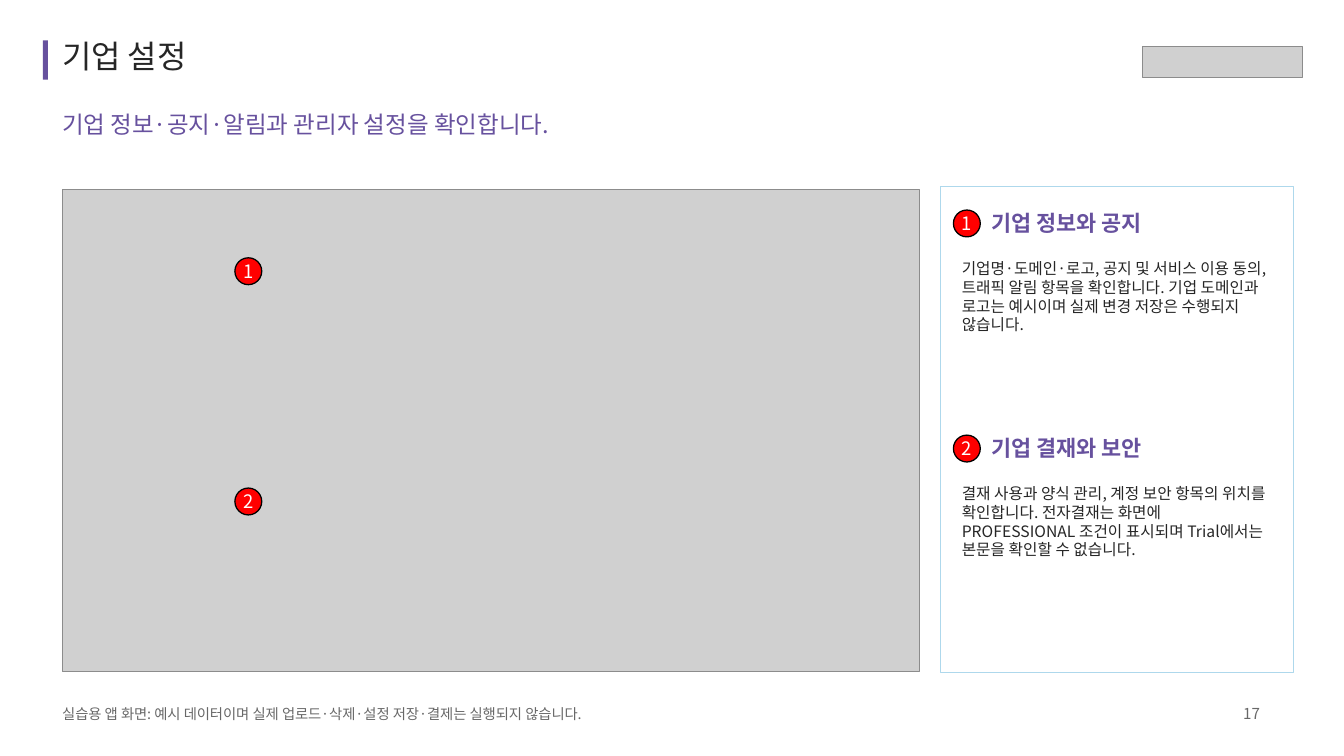
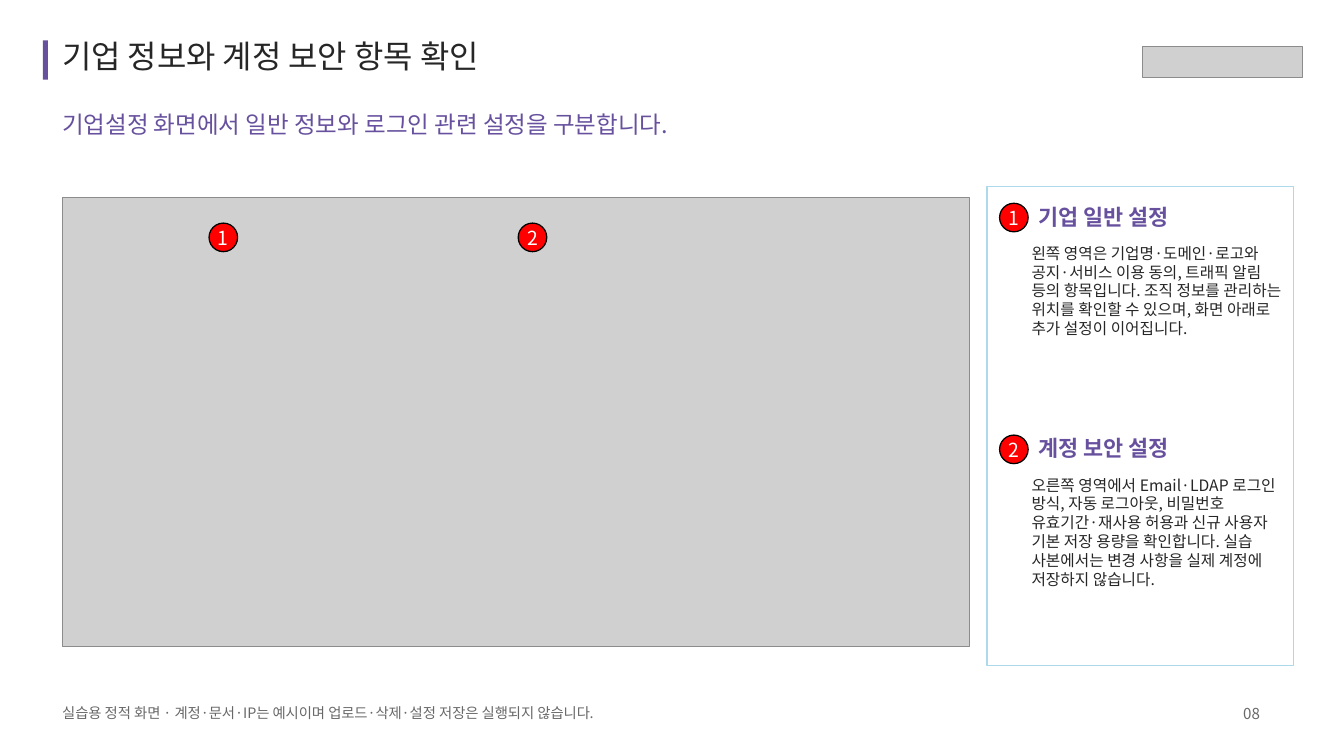
Before and after one commit to acmexii/cloudikehome, a slide deck: slide 8 of docs/cloudike-app-features.pptx (slide 17 before the commit). Drawn at 1344x756 pixels with LibreOffice and Linux fonts; fonts in the diff are those of the drawing; grey boxes stand for pictures. Boxes give left, top, right and bottom in pixels: in the first picture for what was removed or moved away, otherwise in the second. Text is boxed around its words. In the diff, an @@ line names an element or a change of style, - is before the commit and + after.

```diff
--- a/docs/cloudike-app-features.pptx
+++ b/docs/cloudike-app-features.pptx
@@ text added at (x1=62, y1=41, x2=479, y2=71), 28.5 pt, text #262626 @@
+기업 정보와 계정 보안 항목 확인
@@ text at (x1=62, y1=113, x2=668, y2=135): text changed @@
-기업 정보·공지·알림과 관리자 설정을 확인합니다.
+기업설정 화면에서 일반 정보와 로그인 관련 설정을 구분합니다.
@@ picture resized from (x1=62, y1=189, x2=918, y2=672) to (x1=62, y1=198, x2=969, y2=647) @@
@@ rectangle resized from (x1=941, y1=186, x2=1294, y2=672) to (x1=987, y1=186, x2=1293, y2=665) @@
@@ rectangle at (x1=987, y1=186, x2=1293, y2=665): outline #AED8EC 0.75 pt to #AED8EC 1.13 pt @@
@@ ellipse "1" moved from (x1=953, y1=210, x2=980, y2=236) to (x1=1000, y1=203, x2=1028, y2=231) @@
@@ text at (x1=1038, y1=206, x2=1169, y2=227): text changed; size 28.5 to 19.5 pt; text colour #262626 to #67519E; bold on @@
-기업 설정
+기업 일반 설정
@@ ellipse "1" moved from (x1=235, y1=258, x2=261, y2=285) to (x1=209, y1=223, x2=237, y2=252) @@
@@ size 16.5 to 17.2 pt in 4 elements at (x1=1000, y1=435, x2=1028, y2=464), (x1=1000, y1=203, x2=1028, y2=231), (x1=209, y1=223, x2=237, y2=252), (x1=518, y1=223, x2=547, y2=252) @@
@@ ellipse "2" moved from (x1=235, y1=488, x2=261, y2=514) to (x1=518, y1=223, x2=547, y2=252) @@
@@ text removed at (x1=991, y1=212, x2=1142, y2=233) @@
-기업 정보와 공지
@@ text at (x1=1032, y1=246, x2=1281, y2=336): text changed @@
-기업명·도메인·로고, 공지 및 서비스 이용 동의, 트래픽 알림 항목을 확인합니다. 기업 도메인과 로고는 예시이며 실제 변경 저장은 수행되지 않습니다.
+왼쪽 영역은 기업명·도메인·로고와 공지·서비스 이용 동의, 트래픽 알림 등의 항목입니다. 조직 정보를 관리하는 위치를 확인할 수 있으며, 화면 아래로 추가 설정이 이어집니다.
@@ ellipse "2" moved from (x1=953, y1=435, x2=980, y2=462) to (x1=1000, y1=435, x2=1028, y2=464) @@
@@ text at (x1=1038, y1=437, x2=1169, y2=458): text changed @@
-기업 결재와 보안
+계정 보안 설정
@@ text added at (x1=1032, y1=478, x2=1275, y2=587), 14 pt, text #262626 @@
+오른쪽 영역에서 Email·LDAP 로그인 방식, 자동 로그아웃, 비밀번호 유효기간·재사용 허용과 신규 사용자 기본 저장 용량을 확인합니다. 실습 사본에서는 변경 사항을 실제 계정에 저장하지 않습니다.
@@ text removed at (x1=962, y1=486, x2=1265, y2=557) @@
-결재 사용과 양식 관리, 계정 보안 항목의 위치를 확인합니다. 전자결재는 화면에 PROFESSIONAL 조건이 표시되며 Trial에서는 본문을 확인할 수 없습니다.
@@ text at (x1=62, y1=706, x2=593, y2=719): text changed @@
-실습용 앱 화면: 예시 데이터이며 실제 업로드·삭제·설정 저장·결제는 실행되지 않습니다.
+실습용 정적 화면 · 계정·문서·IP는 예시이며 업로드·삭제·설정 저장은 실행되지 않습니다.
@@ text at (x1=1243, y1=708, x2=1260, y2=719): text changed @@
-17
+08
```
Also in this commit, not shown: 10 other slides changed, 1 slide added, 17 slides removed, 17 other files.
